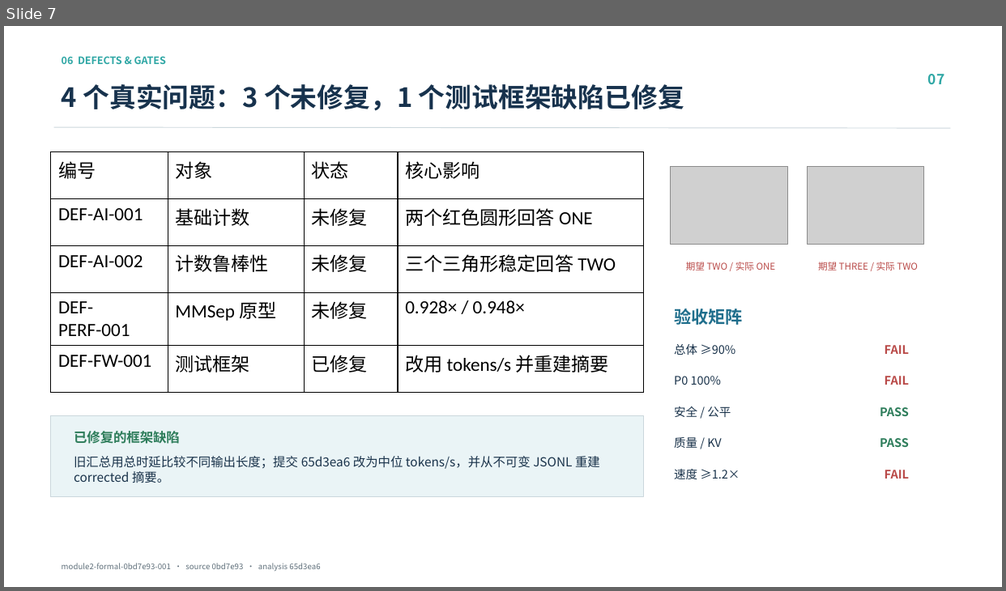
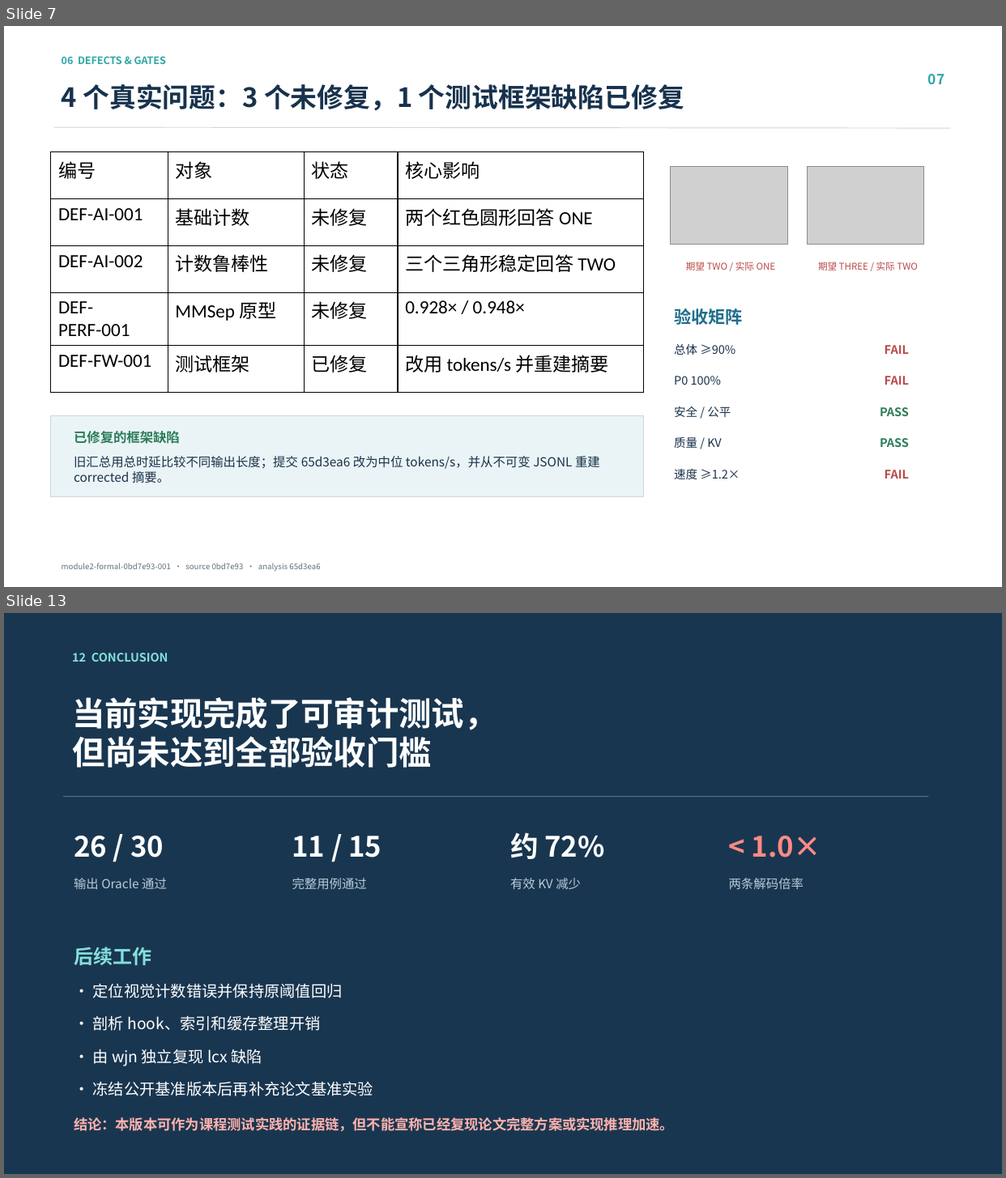
Before and after one commit to Jqtfymzty/model_MMSep_test, a slide deck: 交付件/模块二AI测试演示.pptx. Shown one above the other, each under a label of ours: slide 7 before the commit, slides 7 and 13 after it; the slides between them are not shown. The pictures are 1006x591 and 1006x1178 pixels, drawn with LibreOffice and Linux fonts; fonts in the diff are those of the drawing; grey boxes stand for pictures. Boxes give left, top, right and bottom in pixels: in the first picture for what was removed or moved away, otherwise in the second. Text is boxed around its words. In the diff, an @@ line names an element or a change of style, - is before the commit and + after.

Commit message:
docs: 优化模块二测试交付件

```diff
--- a/交付件/模块二AI测试演示.pptx
+++ b/交付件/模块二AI测试演示.pptx
@@ slide 13 added at (x1=4, y1=613, x2=1002, y2=1174), background #193650 @@
@@ text added at (x1=72, y1=653, x2=168, y2=662), 11.2 pt, text #83E0DB, bold @@
+12 CONCLUSION
@@ text added at (x1=72, y1=697, x2=496, y2=768), 31.5 pt, text #FFFFFF, bold @@
+当前实现完成了可审计测试，
+但尚未达到全部验收门槛
@@ rectangle added at (x1=63, y1=796, x2=928, y2=797), fill #547087 @@
@@ text added at (x1=74, y1=836, x2=164, y2=858), 27 pt, text #FFFFFF, bold @@
+26 / 30
@@ text added at (x1=292, y1=836, x2=382, y2=858), 27 pt, text #FFFFFF, bold @@
+11 / 15
@@ text added at (x1=510, y1=833, x2=605, y2=859), 27 pt, text #FFFFFF, bold @@
+约 72%
@@ text added at (x1=752, y1=836, x2=822, y2=858), 27 pt, text #FF8A84, bold @@
+< 1.0×
@@ text added at (x1=74, y1=878, x2=167, y2=889), 12 pt, text #B8CAD7 @@
+输出 Oracle 通过
@@ text added at (x1=292, y1=878, x2=367, y2=889), 12 pt, text #B8CAD7 @@
+完整用例通过
@@ text added at (x1=510, y1=878, x2=581, y2=889), 12 pt, text #B8CAD7 @@
+有效 KV 减少
@@ text added at (x1=729, y1=878, x2=803, y2=889), 12 pt, text #B8CAD7 @@
+两条解码倍率
@@ text added at (x1=74, y1=947, x2=151, y2=965), 18.8 pt, text #83E0DB, bold @@
+后续工作
@@ text added at (x1=93, y1=983, x2=343, y2=999), 15 pt, text #FFFFFF @@
+• 定位视觉计数错误并保持原阈值回归
@@ text added at (x1=93, y1=1016, x2=320, y2=1031), 15 pt, text #FFFFFF @@
+• 剖析 hook、索引和缓存整理开销
@@ text added at (x1=93, y1=1050, x2=262, y2=1067), 15 pt, text #FFFFFF @@
+• 由 wjn 独立复现 lcx 缺陷
@@ text added at (x1=93, y1=1082, x2=373, y2=1097), 15 pt, text #FFFFFF @@
+• 冻结公开基准版本后再补充论文基准实验
@@ text added at (x1=74, y1=1118, x2=674, y2=1132), 13.5 pt, text #FFB2AD, bold @@
+结论：本版本可作为课程测试实践的证据链，但不能宣称已经复现论文完整方案或实现推理加速。
```
Also in this commit, not shown: 1 slide changed, 4 other slides added, 6 other files.
